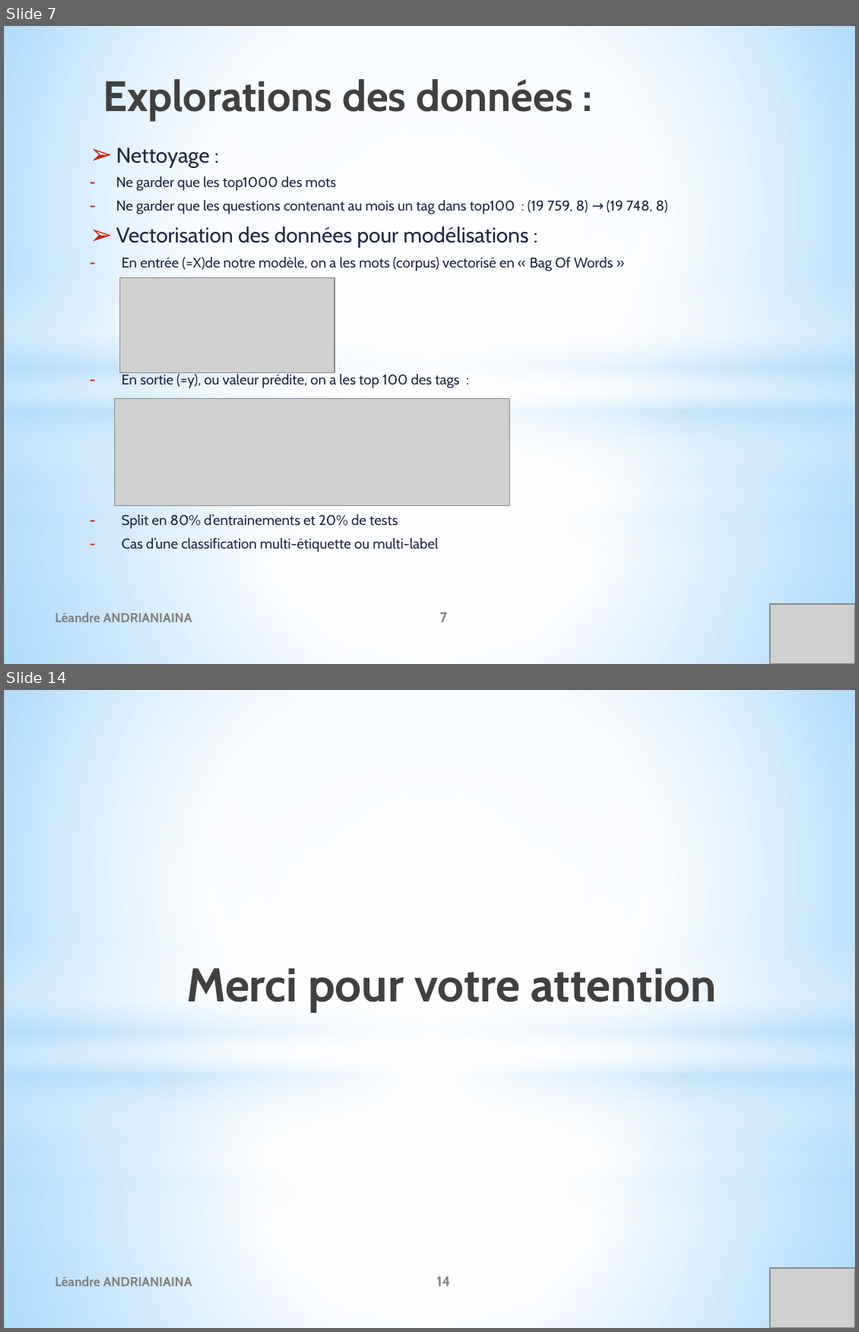
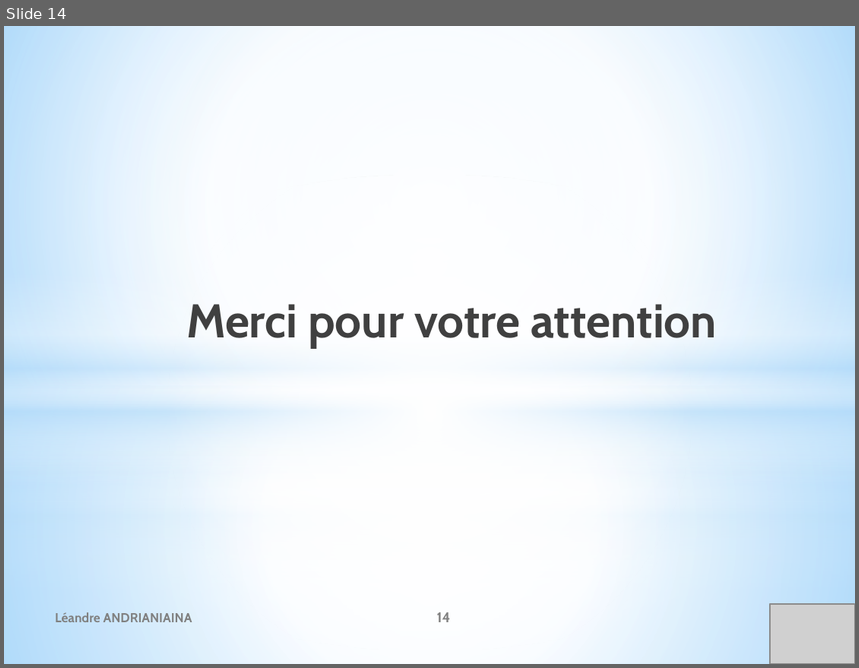
Before and after one commit to leandre12/houseprice, a slide deck: documents/P8_Presentationprojet.pptx. Shown one above the other, each under a label of ours: slides 7 and 14 before the commit, slide 14 after it; the slides between them are not shown. The pictures are 859x1332 and 859x668 pixels, drawn with LibreOffice and Linux fonts; fonts in the diff are those of the drawing; grey boxes stand for pictures. Boxes give left, top, right and bottom in pixels: in the first picture for what was removed or moved away, otherwise in the second. Text is boxed around its words. In the diff, an @@ line names an element or a change of style, - is before the commit and + after.

```diff
--- a/documents/P8_Presentationprojet.pptx
+++ b/documents/P8_Presentationprojet.pptx
@@ slide 7 removed at <box>4,26,855,664</box>, background gradient #9ED5FF to #FFFFFF to #5BB9FF; not listed: 8 template elements that a slide beside it also shows @@
@@ title removed at <box>103,79,573,120</box> @@
-Explorations des données :
@@ text removed at <box>116,148,668,553</box> @@
-➢ Nettoyage :
-– Ne garder que les top1000 des mots
-– Ne garder que les questions contenant au mois un tag dans top100 : (19 759, 8) → (19 748, 8)
-➢ Vectorisation des données pour modélisations :
-– En entrée (=X)de notre modèle, on a les mots (corpus) vectorisé en « Bag Of Words »
-– En sortie (=y), ou valeur prédite, on a les top 100 des tags :
-– Split en 80% d’entrainements et 20% de tests
-– Cas d’une classification multi-étiquette ou multi-label
@@ picture removed at <box>120,278,335,373</box> @@
@@ picture removed at <box>115,399,510,506</box> @@
@@ text removed at <box>55,613,192,623</box> @@
-Léandre ANDRIANIAINA
@@ page number removed at <box>440,613,448,623</box> @@
-7
@@ picture removed at <box>770,604,855,664</box> @@
```
Also in this commit, not shown: 7 slides changed, 6 slides added, 5 other slides removed, 9 other files.
